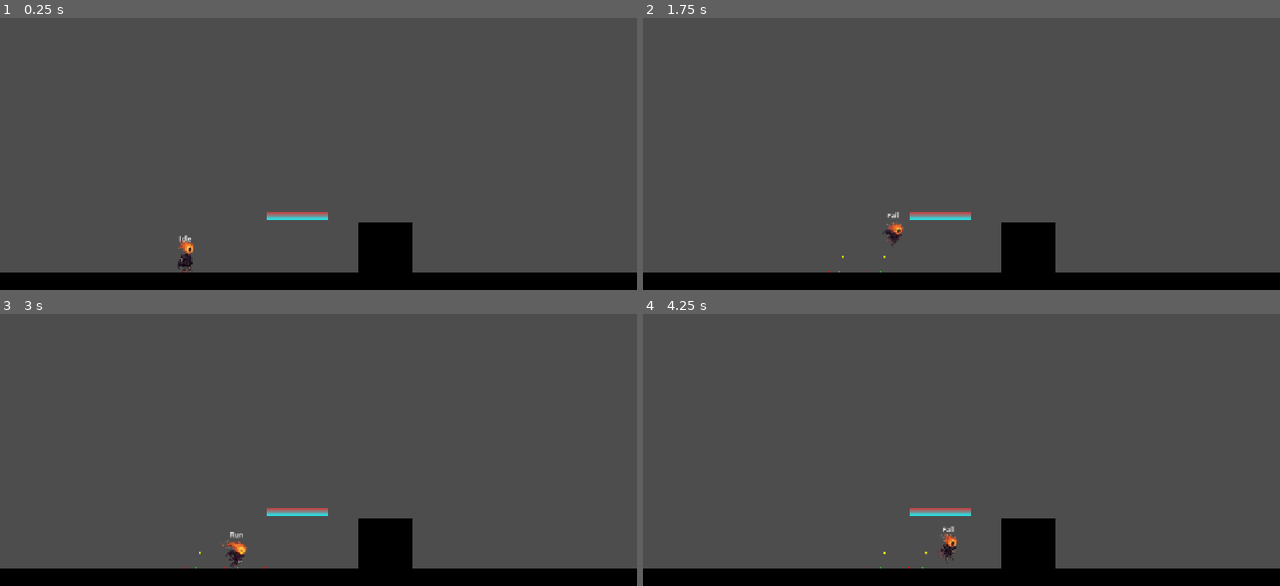
Above: before the commit, frames 1-4 (two rows, left to right).
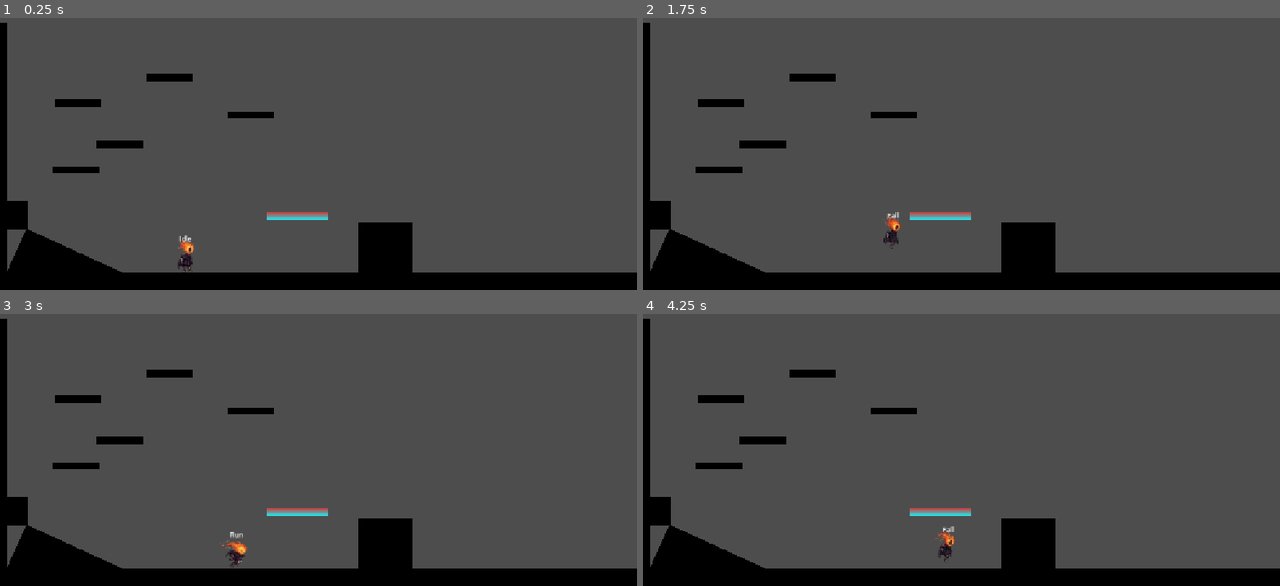
Above: after the commit, the same moments.

Repository: Sam-xiexielaoshi/fatroll
Game: Godot game, scene res://playground.tscn
Two runs of this game, one before a commit and one after it. Both use one fixed random seed, a clock stepped at 60 frames per second and the inputs below.
Inputs:
- Up to frame 1 (0.25 s): no input
- Up to frame 2 (1.75 s): hold D (Right) from 0.53 s (still down); tap Space (Jump) at 0.77, 1.52 s
- Up to frame 3 (3 s): release D (Right) at 2.03 s; hold A (Left) 2.03-2.78 s; hold D (Right) from 2.78 s (still down)
- Up to frame 4 (4.25 s): keep holding D (Right); tap Space (Jump) at 3.02, 3.77 s

The runs differ from the first frame. In frame 1, 3.8% of the frame differs, in the area x 0-43%, y 1-94%; in frame 2, 4.0%; in frame 3, 3.8%; in frame 4, 4.0%, in the area x 0-50%, y 1-94%.

Commit message:
Refine jump/fall physics and animation sync
Adds a configurable max fall velocity and enables constant floor speed to improve movement consistency, especially on slopes. Jump and fall states now pause the jump animation and seek frames from vertical velocity for smoother airborne visuals, with updated jump track timing and sprite sheet assets. Also expands and tidies the playground scene by renaming base nodes and adding more test platforms, walls, and slope geometry.

Diff:
--- a/player/player.tscn
+++ b/player/player.tscn
@@ -76,7 +76,7 @@
 tracks/0/interp = 1
 tracks/0/loop_wrap = true
 tracks/0/keys = {
-"times": PackedFloat32Array(0, 0.1, 0.2, 0.3, 0.4),
+"times": PackedFloat32Array(0, 0.1, 0.3, 0.5, 0.8),
 "transitions": PackedFloat32Array(1, 1, 1, 1, 1),
 "update": 1,
 "values": [22, 23, 24, 25, 26]
@@ -115,6 +115,7 @@
 [node name="Player" type="CharacterBody2D" unique_id=367473996]
 collision_layer = 0
 collision_mask = 3
+floor_constant_speed = true
 script = ExtResource("1_oul6g")
 
 [node name="States" type="Node" parent="." unique_id=750066084]
--- a/player/scripts/player.gd
+++ b/player/scripts/player.gd
@@ -12,6 +12,7 @@
 
 #region /// export variables
 @export var move_speed : float = 100.0
+@export var max_fall_velocity : float = 600.0
 #endregion
 
 #region /// State Machine Variables
@@ -43,6 +44,7 @@
 
 func _physics_process(_delta: float) -> void:
 	velocity.y += gravity * _delta * gravity_multiplier
+	velocity.y = clampf(velocity.y, -1000.0, max_fall_velocity)
 	move_and_slide()
 	change_states(current_state.physics_process(_delta))
 	pass
--- a/player/states/fall.gd
+++ b/player/states/fall.gd
@@ -13,6 +13,8 @@
 
 #what happens when we enter this state
 func enter() -> void:
+	player.animation_player.play("jump")
+	player.animation_player.pause()
 	player.gravity_multiplier = fall_gravity_multiplier
 	if player.previous_state == jump:
 		coyote_timer = 0
@@ -41,13 +43,14 @@
 func process(_delta: float) -> PlayerState:
 	coyote_timer -= _delta
 	buffer_timer -= _delta
+	set_jump_frame()
 	return next_state
 
 
 #what happens each physics_process tick in this state?
 func physics_process(_delta: float) -> PlayerState:
 	if player.is_on_floor() :
-		player.add_debug_indicator(Color.RED)
+		#player.add_debug_indicator(Color.RED)
 		if buffer_timer > 0:
 			return jump
 		return idle
@@ -63,3 +66,9 @@
 		player.velocity.x = 0
 
 	return next_state
+
+
+func set_jump_frame() -> void:
+	var frame : float = remap(player.velocity.y, 0.0, player.max_fall_velocity, 0.0, 0.5)
+	player.animation_player.seek(frame, true)
+	pass
--- a/player/states/idle.gd
+++ b/player/states/idle.gd
@@ -28,7 +28,7 @@
 		return run
 	elif player.direction.y > 0.5:
 		return crouch
-	return next_state
+	return null
 
 
 #what happens each physics_process tick in this state?
--- a/player/states/jump.gd
+++ b/player/states/jump.gd
@@ -9,14 +9,15 @@
 #what happens when we enter this state
 func enter() -> void:
 	player.animation_player.play("jump")
-	player.add_debug_indicator(Color.LIME_GREEN)
+	player.animation_player.pause()
+	#player.add_debug_indicator(Color.LIME_GREEN)
 	player.velocity.y = -jump_velocity
 	pass
 
 
 # what happends when we exit this state
 func exit() -> void:
-	player.add_debug_indicator(Color.YELLOW)
+	#player.add_debug_indicator(Color.YELLOW)
 	pass
 
 
@@ -30,6 +31,7 @@
 
 #what happens each process tick in this state?
 func process(_delta: float) -> PlayerState:
+	set_jump_frame()
 	return next_state
 
 
@@ -51,3 +53,9 @@
 		player.velocity.x = 0
 
 	return next_state
+
+
+func set_jump_frame() -> void:
+	var frame : float = remap(player.velocity.y, -jump_velocity, 0.0, 0.0, 0.5)
+	player.animation_player.seek(frame, true)
+	pass
--- a/playground.tscn
+++ b/playground.tscn
@@ -11,7 +11,7 @@
 height = 32
 
 [sub_resource type="RectangleShape2D" id="RectangleShape2D_oxb3u"]
-size = Vector2(32.111862, 32)
+size = Vector2(32.597153, 31.97279)
 
 [sub_resource type="Gradient" id="Gradient_pq47m"]
 colors = PackedColorArray(0.8288257, 0.1963815, 0.1963815, 1, 0.09556452, 0.9400999, 0.96693254, 1)
@@ -25,28 +25,139 @@
 
 [node name="Playerground" type="Node2D" unique_id=1318355466]
 
-[node name="Sprite2D" type="Sprite2D" parent="." unique_id=560788724]
+[node name="floor" type="Sprite2D" parent="." unique_id=560788724]
 position = Vector2(577, 632)
 scale = Vector2(36, 1)
 texture = SubResource("GradientTexture2D_oxb3u")
 
-[node name="StaticBody2D" type="StaticBody2D" parent="Sprite2D" unique_id=389187779]
+[node name="StaticBody2D" type="StaticBody2D" parent="floor" unique_id=389187779]
 
-[node name="CollisionShape2D" type="CollisionShape2D" parent="Sprite2D/StaticBody2D" unique_id=373597719]
+[node name="CollisionShape2D" type="CollisionShape2D" parent="floor/StaticBody2D" unique_id=373597719]
 position = Vector2(0, -1)
 shape = SubResource("RectangleShape2D_oxb3u")
 
-[node name="Sprite2D2" type="Sprite2D" parent="." unique_id=1171165047]
+[node name="box" type="Sprite2D" parent="." unique_id=1171165047]
 position = Vector2(696.5151, 571.5398)
 rotation = 1.5707964
 scale = Vector2(2.809983, 3.0246892)
 texture = SubResource("GradientTexture2D_oxb3u")
 
-[node name="StaticBody2D" type="StaticBody2D" parent="Sprite2D2" unique_id=147716538]
+[node name="StaticBody2D" type="StaticBody2D" parent="box" unique_id=147716538]
 
-[node name="CollisionShape2D" type="CollisionShape2D" parent="Sprite2D2/StaticBody2D" unique_id=1453802404]
+[node name="CollisionShape2D" type="CollisionShape2D" parent="box/StaticBody2D" unique_id=1453802404]
 position = Vector2(-0.14169312, -0.14920044)
 scale = Vector2(1, 1.0000001)
+shape = SubResource("RectangleShape2D_oxb3u")
+
+[node name="slope" type="Sprite2D" parent="." unique_id=231178841]
+position = Vector2(114.999985, 617.00006)
+rotation = 2.0008054
+scale = Vector2(2.809983, 5.891079)
+texture = SubResource("GradientTexture2D_oxb3u")
+metadata/_edit_group_ = true
+
+[node name="StaticBody2D" type="StaticBody2D" parent="slope" unique_id=19587535]
+
+[node name="CollisionShape2D" type="CollisionShape2D" parent="slope/StaticBody2D" unique_id=740015272]
+position = Vector2(-0.14169312, -0.14920044)
+scale = Vector2(1, 1.0000001)
+shape = SubResource("RectangleShape2D_oxb3u")
+
+[node name="wall" type="Sprite2D" parent="." unique_id=881405304]
+position = Vector2(6, 404.99997)
+scale = Vector2(-0.4273646, 15.142167)
+texture = SubResource("GradientTexture2D_oxb3u")
+metadata/_edit_group_ = true
+
+[node name="StaticBody2D" type="StaticBody2D" parent="wall" unique_id=2067509770]
+
+[node name="CollisionShape2D" type="CollisionShape2D" parent="wall/StaticBody2D" unique_id=772283000]
+position = Vector2(0.08088207, 0.004535675)
+scale = Vector2(0.99999976, 0.99999994)
+shape = SubResource("RectangleShape2D_oxb3u")
+
+[node name="platform" type="Sprite2D" parent="." unique_id=734200195]
+position = Vector2(25.513142, 512.4413)
+rotation = 1.5707964
+scale = Vector2(-1.5799468, 1.5549554)
+texture = SubResource("GradientTexture2D_oxb3u")
+metadata/_edit_group_ = true
+
+[node name="StaticBody2D" type="StaticBody2D" parent="platform" unique_id=1012624751]
+
+[node name="CollisionShape2D" type="CollisionShape2D" parent="platform/StaticBody2D" unique_id=1034563883]
+position = Vector2(0.08088207, 0.004535675)
+scale = Vector2(0.99999976, 0.99999994)
+shape = SubResource("RectangleShape2D_oxb3u")
+
+[node name="platform2" type="Sprite2D" parent="." unique_id=106632897]
+position = Vector2(138.00002, 431)
+rotation = 1.5707964
+scale = Vector2(-0.4273646, 2.6221638)
+texture = SubResource("GradientTexture2D_oxb3u")
+metadata/_edit_group_ = true
+
+[node name="StaticBody2D" type="StaticBody2D" parent="platform2" unique_id=1248351344]
+
+[node name="CollisionShape2D" type="CollisionShape2D" parent="platform2/StaticBody2D" unique_id=1241105218]
+position = Vector2(0.08088207, 0.004535675)
+scale = Vector2(0.99999976, 0.99999994)
+shape = SubResource("RectangleShape2D_oxb3u")
+
+[node name="platform3" type="Sprite2D" parent="." unique_id=2123043692]
+position = Vector2(141, 309)
+rotation = 1.5707964
+scale = Vector2(-0.4273646, 2.6221638)
+texture = SubResource("GradientTexture2D_oxb3u")
+metadata/_edit_group_ = true
+
+[node name="StaticBody2D" type="StaticBody2D" parent="platform3" unique_id=769211793]
+
+[node name="CollisionShape2D" type="CollisionShape2D" parent="platform3/StaticBody2D" unique_id=1595442287]
+position = Vector2(0.08088207, 0.004535675)
+scale = Vector2(0.99999976, 0.99999994)
+shape = SubResource("RectangleShape2D_oxb3u")
+
+[node name="platform4" type="Sprite2D" parent="." unique_id=1691516095]
+position = Vector2(217, 384)
+rotation = 1.5707964
+scale = Vector2(-0.4273646, 2.6221638)
+texture = SubResource("GradientTexture2D_oxb3u")
+metadata/_edit_group_ = true
+
+[node name="StaticBody2D" type="StaticBody2D" parent="platform4" unique_id=641939746]
+
+[node name="CollisionShape2D" type="CollisionShape2D" parent="platform4/StaticBody2D" unique_id=224611114]
+position = Vector2(0.08088207, 0.004535675)
+scale = Vector2(0.99999976, 0.99999994)
+shape = SubResource("RectangleShape2D_oxb3u")
+
+[node name="platform5" type="Sprite2D" parent="." unique_id=1790210806]
+position = Vector2(454.00003, 331)
+rotation = 1.5707964
+scale = Vector2(-0.4273646, 2.6221638)
+texture = SubResource("GradientTexture2D_oxb3u")
+metadata/_edit_group_ = true
+
+[node name="StaticBody2D" type="StaticBody2D" parent="platform5" unique_id=682277028]
+
+[node name="CollisionShape2D" type="CollisionShape2D" parent="platform5/StaticBody2D" unique_id=635814852]
+position = Vector2(0.08088207, 0.004535675)
+scale = Vector2(0.99999976, 0.99999994)
+shape = SubResource("RectangleShape2D_oxb3u")
+
+[node name="platform6" type="Sprite2D" parent="." unique_id=1461357091]
+position = Vector2(307, 263.99997)
+rotation = 1.5707964
+scale = Vector2(-0.4273646, 2.6221638)
+texture = SubResource("GradientTexture2D_oxb3u")
+metadata/_edit_group_ = true
+
+[node name="StaticBody2D" type="StaticBody2D" parent="platform6" unique_id=2053319700]
+
+[node name="CollisionShape2D" type="CollisionShape2D" parent="platform6/StaticBody2D" unique_id=2023316914]
+position = Vector2(0.08088207, 0.004535675)
+scale = Vector2(0.99999976, 0.99999994)
 shape = SubResource("RectangleShape2D_oxb3u")
 
 [node name="OneWayPlatform" type="Sprite2D" parent="." unique_id=34780219]
Binary file changed: player/sprites/heroknight-sheet.png
